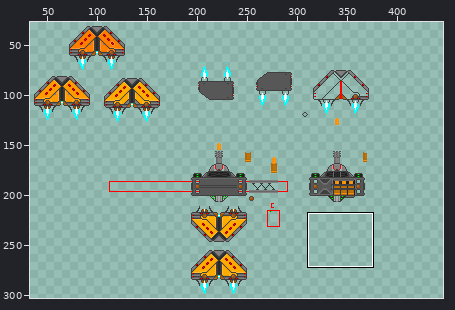
Sprite sheet -- Assets/GameMaker Sprite Editor/VisualAssets_SPC_NVDRS.gmx/sprites/images/Concept_Board_0.png. Above: a wide view before the commit, with the close-up outlined.
Close-up. Old version:
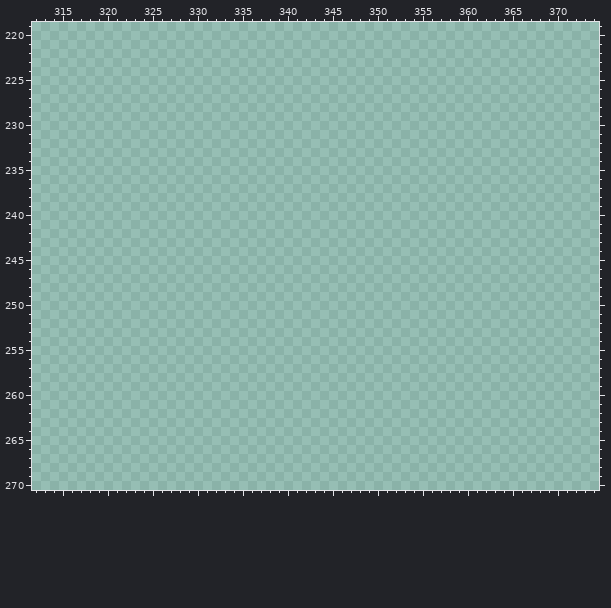
The file is 500x500 pixels. Colours within 5 levels of each other are drawn and written as one. Shown: x 312..374, y 219..270. The wide view leaves out empty margins. The commit also changed other parts of the picture, which this record leaves out.
After:
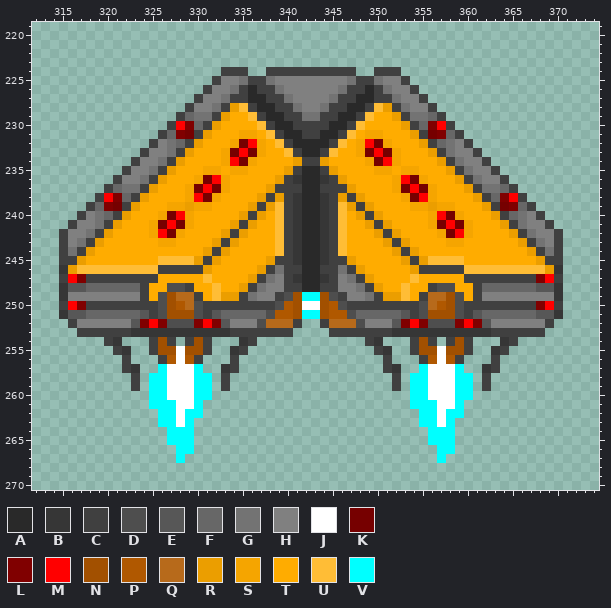
Palette (. is transparent): A #292929  B #363636  C #404040  D #4e4e4e  E #575757  F #676767  G #737373  H #808080  J #ffffff  K #760000  L #800000  M #ff0000  N #a25000  P #b05800  Q #b76a1b  R #eb9e00  S #f5a500  T #ffac00  U #ffbd36  V #00ffff
The exact change:
@@ x 312..374 @@
 223 ...............................................................
-224 ...............................................................
-225 ...............................................................
-226 ...............................................................
-227 ...............................................................
-228 ...............................................................
-229 ...............................................................
-230 ...............................................................
-231 ...............................................................
-232 ...............................................................
-233 ...............................................................
-234 ...............................................................
-235 ...............................................................
-236 ...............................................................
-237 ...............................................................
-238 ...............................................................
-239 ...............................................................
-240 ...............................................................
-241 ...............................................................
-242 ...............................................................
-243 ...............................................................
-244 ...............................................................
-245 ...............................................................
-246 ...............................................................
-247 ...............................................................
-248 ...............................................................
-249 ...............................................................
-250 ...............................................................
-251 ...............................................................
-252 ...............................................................
-253 ...............................................................
-254 ...............................................................
-255 ...............................................................
-256 ...............................................................
-257 ...............................................................
-258 ...............................................................
-259 ...............................................................
-260 ...............................................................
-261 ...............................................................
-262 ...............................................................
-263 ...............................................................
-264 ...............................................................
-265 ...............................................................
-266 ...............................................................
-267 ...............................................................
+224 .....................CCC..CCCCCCCCCC..CCC......................
+225 ....................CHHGCCGHHHHHHHHGCCGHHC.....................
+226 ...................CHHGCACCGHHHHHHGCCACGHHC....................
+227 ..................CHHGCCAACCGHHHHGCCAACCGHHC...................
+228 .................CHHGCRUCAACCGHHGCCAACURCGHHC..................
+229 ................CFGGCRTTUCAACCGGCCAACUTTRCGGFC.................
+230 ...............CMLFCRTTTTUCAACCCCAACUTTTTRCFLMC................
+231 ..............CFLKCRTTTSSTUCAACCAACUTSSTTTRCKLFC...............
+232 .............CHGFCRTTTSKMSTUCAAAACUTSMKSTTTRCFGHC..............
+233 ............CHHGCRTTTSKMKSTTUCAACUTTSKMKSTTTRCGHHC.............
+234 ...........CHHGCRTTTTSMKSTTTTRCCRTTTTSKMSTTTTRCGHHC............
+235 ..........CHHGCRTTTSSTSSTTTTRCAACRTTTTSSTSSTTTRCGHHC...........
+236 .........CHHGCRTTTSKMSTTTTTRCBAABCRTTTTTSMKSTTTRCGHHC..........
+237 ........CFGGCRTTTSKMKSTTTTRCCCAACCCRTTTTSKMKSTTTRCGGFC.........
+238 .......CMLFCRTTTTSMKSTTTTRCRCBAABCRCRTTTTSKMSTTTTRCFLMC........
+239 ......CFLKCRTTTSSRSSTTTTRCRUCBAABCURCRTTTTSSRSSTTTRCKLFC.......
+240 .....CHGFCRTTTSKMSTTTTTRCRTUCBAABCUTRCRTTTTTSMKSTTTRCFGHC......
+241 ....CHHGCRTTTSKMKSTTTTRCRTTUCBAABCUTTRCRTTTTSKMKSTTTRCGHHC.....
+242 ...CHHGCRTTTTSMKSTTTTRCRTTTUCBAABCUTTTRCRTTTTSKMSTTTTRCGHHC....
+243 ...CHGCRTTTTTTSSTTTTRCRTTTTUCBAABCUTTTTRCRTTTTSSTTTTTTRCGHC....
+244 ...CGCRTTTTTTTTTTTTRCRTTTTTUCBAABCUTTTTTRCRTTTTTTTTTTTTRCGC....
+245 ...CCRTTTTTTTTUUUURCRTTTTTRCCBAABCCRTTTTTRCRUUUUTTTTTTTTRCC....
+246 ...BRUUUUUUUUUCCCCCRTTTTTRCGCCAACCGCRTTTTTRCCCCCUUUUUUUUURB....
+247 ...CMLCCCCCCCCTTTTTUTTTTRCGHCBAABCHGCRTTTTUTTTTTCCCCCCCCLMC....
+248 ...BEEFFFFFFCTTDDCTTUTTRCGHHCCAACCHHGCRTTUTTCDDTTCFFFFFFEEB....
+249 ...BHHHHHHHHCTDNQQCTURRCGHHCDNVVNDCHHGCRRUTCQQNDTCHHHHHHHHB....
+250 ...CMLCCCCCCCCDNPQDCCCCCCCCDPNJJNPDCCCCCCCCDQPNDCCCCCCCCLMC....
+251 ...BEEFFFFFFECDNNNDCEFFFFFDPPNVVNPPDFFFFFECDNNNDCEFFFFFFEEB....
+252 ....CHHHHHHELMLDDDLMLEHHHDQQQC..CQQQDHHHELMLDDDLMLEHHHHHHC.....
+253 .....CCCCCCBBBBBBBBBBBCCCCCCC....CCCCCCCBBBBBBBBBBBCCCCCC......
+254 ........CB...CNC.CNC...BC............CB...CNC.CNC...BC.........
+255 .........CB..CNNJNNC..BC..............CB..CNNJNNC..BC..........
+256 ..........C...CPJPC...C................C...CPJPC...C...........
+257 ..........CB..VJJJV..BC................CB..VJJJV..BC...........
+258 ...........C.VVJJJVV.C..................C.VVJJJVV.C............
+259 ...........C.VVJJJVV.C..................C.VVJJJVV.C............
+260 .............VVJJJVV......................VVJJJVV..............
+261 .............VVVJJV.......................VVVJJV...............
+262 ..............VVJVV........................VVJVV...............
+263 ..............VVJV.........................VVJV................
+264 ...............VVV..........................VVV................
+265 ...............VVV..........................VVV................
+266 ................VV...........................VV................
+267 ................V............................V.................
 268 ...............................................................
Changed places in both close-ups, as pixel boxes (x1, y1, x2, y2):
added: (59, 67, 563, 463)
